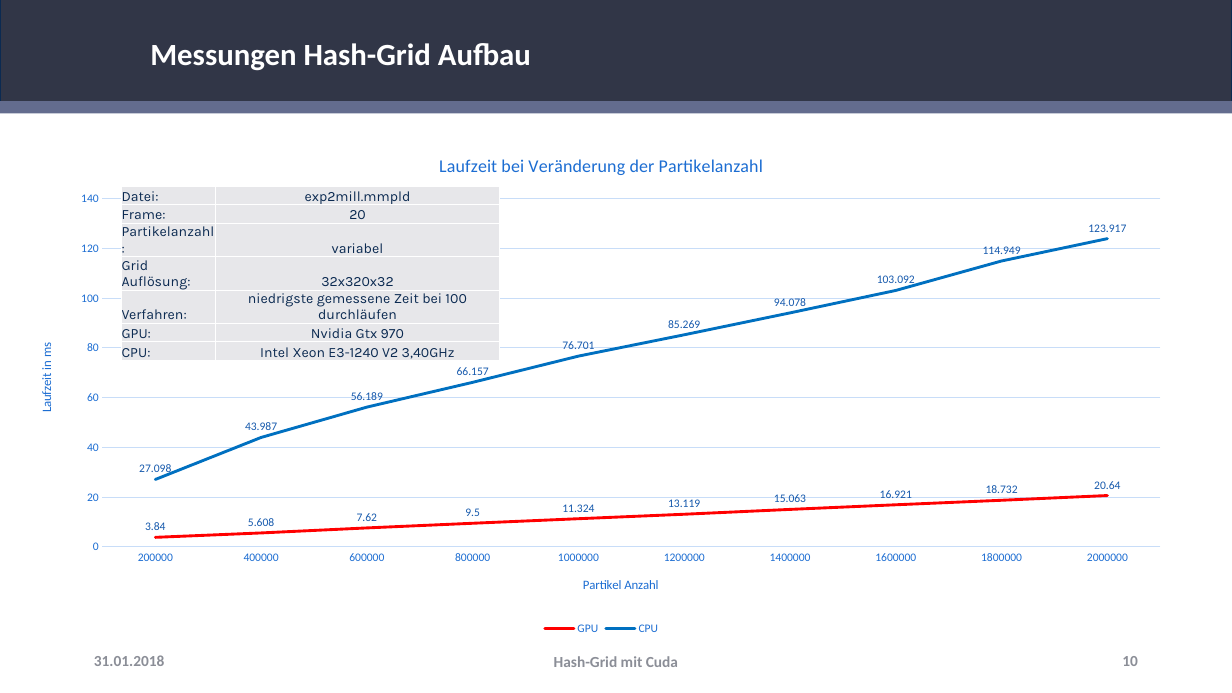
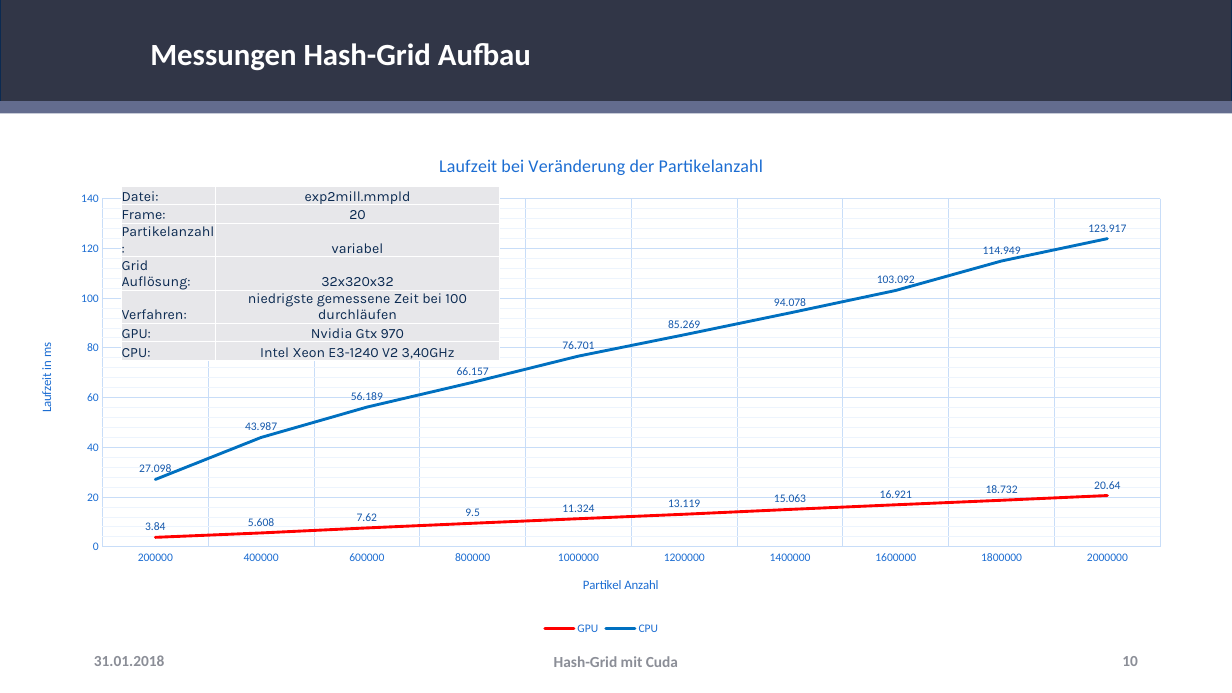
Before and after one commit to RemkeTUD/CUDA-Project-Hash-Grid, a slide deck: slide 10 of Präsentation.pptx. Drawn at 1232x693 pixels with LibreOffice and Linux fonts; fonts in the diff are those of the drawing; background and template pictures are left out. Boxes give left, top, right and bottom in pixels: in the first picture for what was removed or moved away, otherwise in the second. Text is boxed around its words. In the diff, an @@ line names an element or a change of style, - is before the commit and + after.

```diff
--- a/Präsentation.pptx
+++ b/Präsentation.pptx
@@ line chart at [19,136,1184,640] @@
@@ category axis changed @@
```
Also in this commit, not shown: 5 other slides changed, 4 other files.
